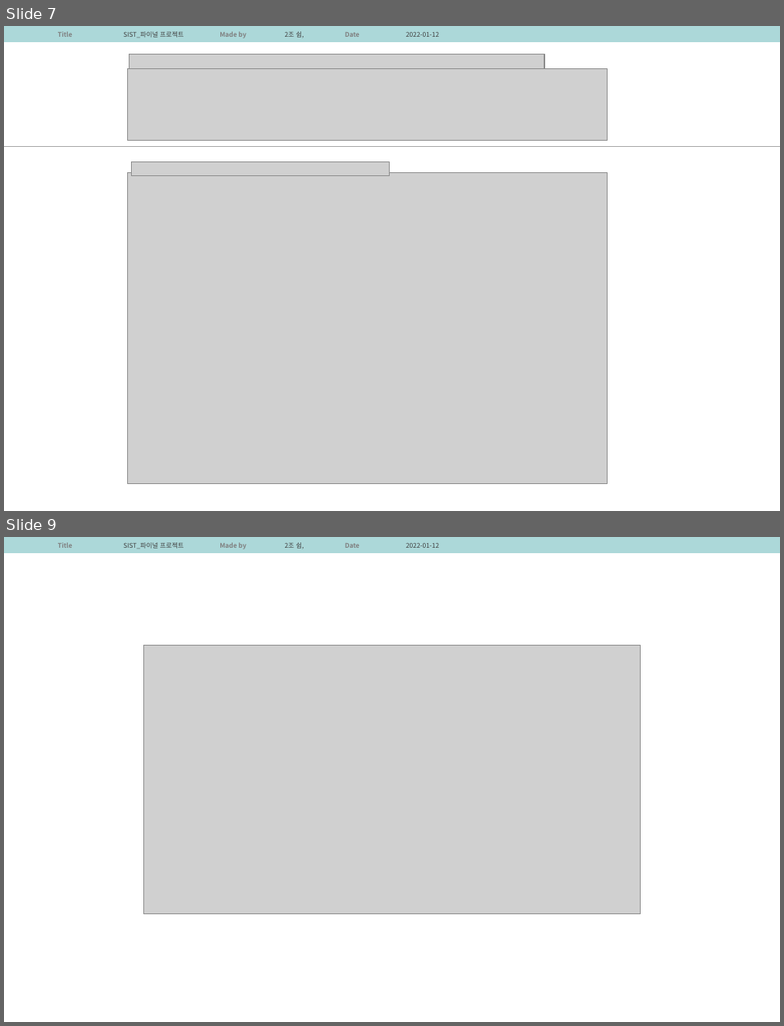
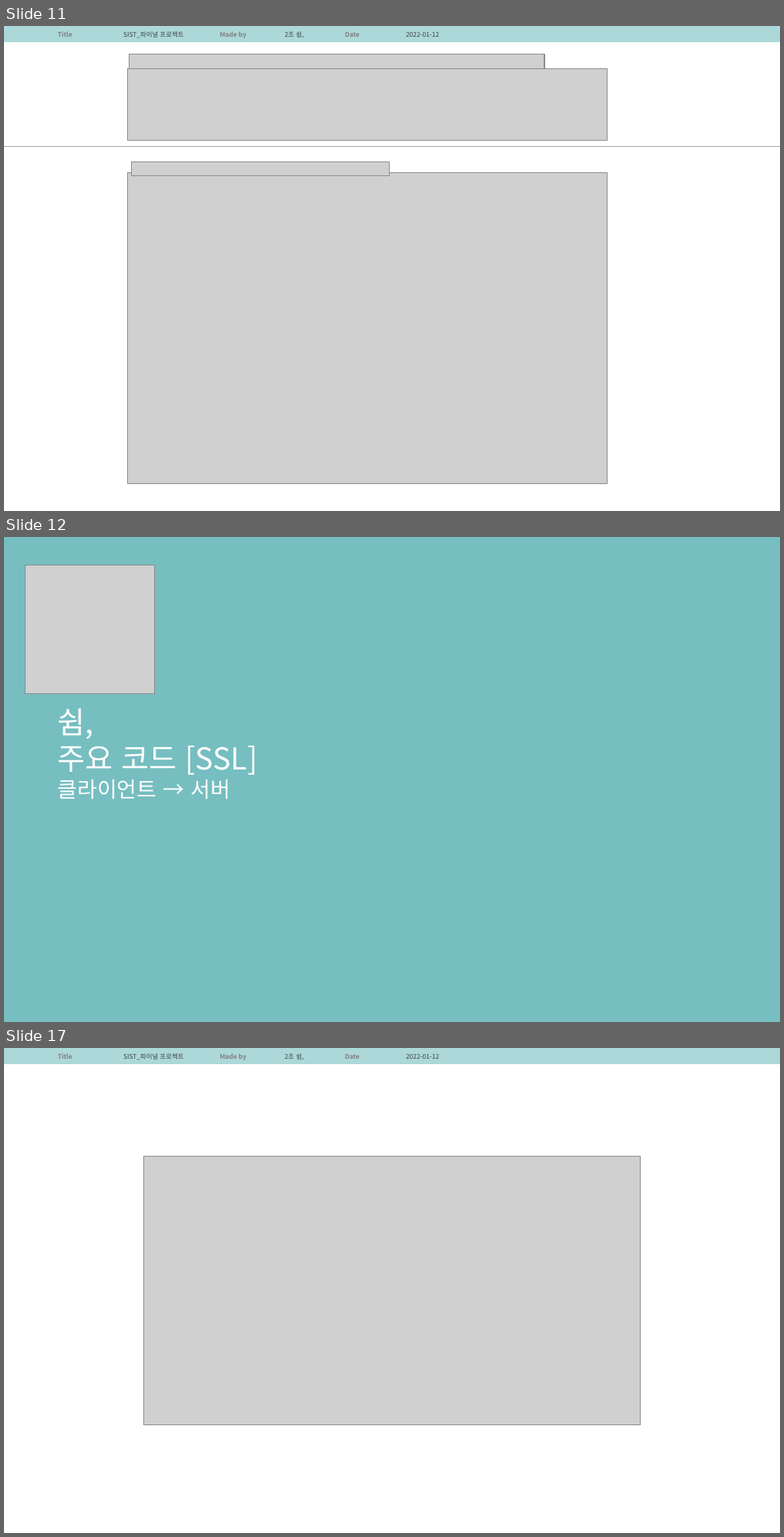
Before and after one commit to ImTaemin/Stay, a slide deck: 문서/최종보고서/쉼,_최종보고서.pptx. Shown one above the other, each under a label of ours: slides 7 and 9 before the commit, slides 11, 12 and 17 after it; the slides between them are not shown. The pictures are 784x1026 and 784x1537 pixels, drawn with LibreOffice and Linux fonts; fonts in the diff are those of the drawing; grey boxes stand for pictures. Boxes give left, top, right and bottom in pixels: in the first picture for what was removed or moved away, otherwise in the second. Text is boxed around its words. In the diff, an @@ line names an element or a change of style, - is before the commit and + after.

```diff
--- a/문서/최종보고서/쉼,_최종보고서.pptx
+++ b/문서/최종보고서/쉼,_최종보고서.pptx
@@ slide 12 added at <box>4,537,780,1022</box>, background #76BEC0 @@
@@ picture added at <box>26,565,155,694</box> @@
@@ text added at <box>58,708,257,799</box>, 28 pt, text #FFFFFF @@
+쉼,
+주요 코드 [SSL]
+클라이언트 → 서버
@@ what was slide 7 is now slide 11 @@
@@ what was slide 9 is now slide 17 @@
```
Also in this commit, not shown: 2 slides changed, 7 other slides added, 3 other files.
